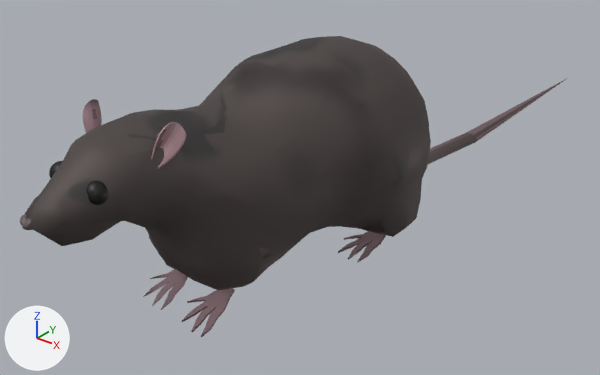
Renders of the FBX model GutterB3D/Assets/Art/ratwave.fbx from each side of a commit.
Both versions are drawn from a camera (50 mm lens) standing at (5.74, -5.93, 3.91) and looking at (-0.46, 1.81, -0.89). Arrows for +X, +Y and +Z are at lower left; the lights stay in place. Where no turn or scale is listed for an object, it has been applied to the vertices.
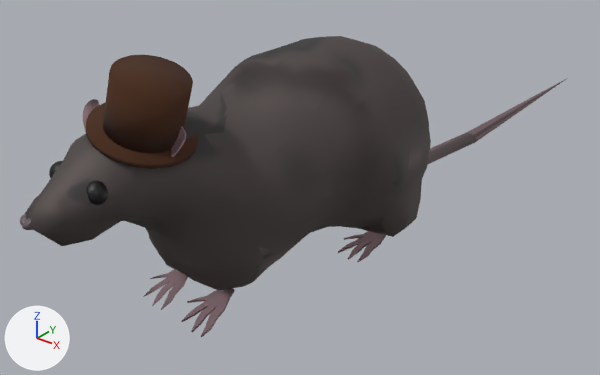
Location of each change, (x1, y1, x2, y2) in pixels of the pictures (600 x 375 px):
'Cylinder.001', added (brown)
    after: (86, 55, 198, 169)

Patch to the scene script:
```diff
--- a/GutterB3D/Assets/Art/ratwave.fbx.py
+++ b/GutterB3D/Assets/Art/ratwave.fbx.py
@@ mat_material_006 @@
+mat_material_006 = principled_material('Material.006')
+mat_material_006.base_color = (0.063, 0.0206, 0.00601)  # brown #472712
+mat_material_006.roughness = 1.0
@@ me_cylinder @@
+me_cylinder.from_pydata(...)  # 128 vertices, 68 faces; spans x -0.618..0.456, y -0.536..0.533, z -0.502..0.407
+me_cylinder.materials.append(mat_material_006)  # brown #472712
@@ ob_cylinder_001 @@
+ob_cylinder_001 = bpy.data.objects.new('Cylinder.001', me_cylinder)
+ob_cylinder_001.location = (0.0, -1.055, 1.206)
```
